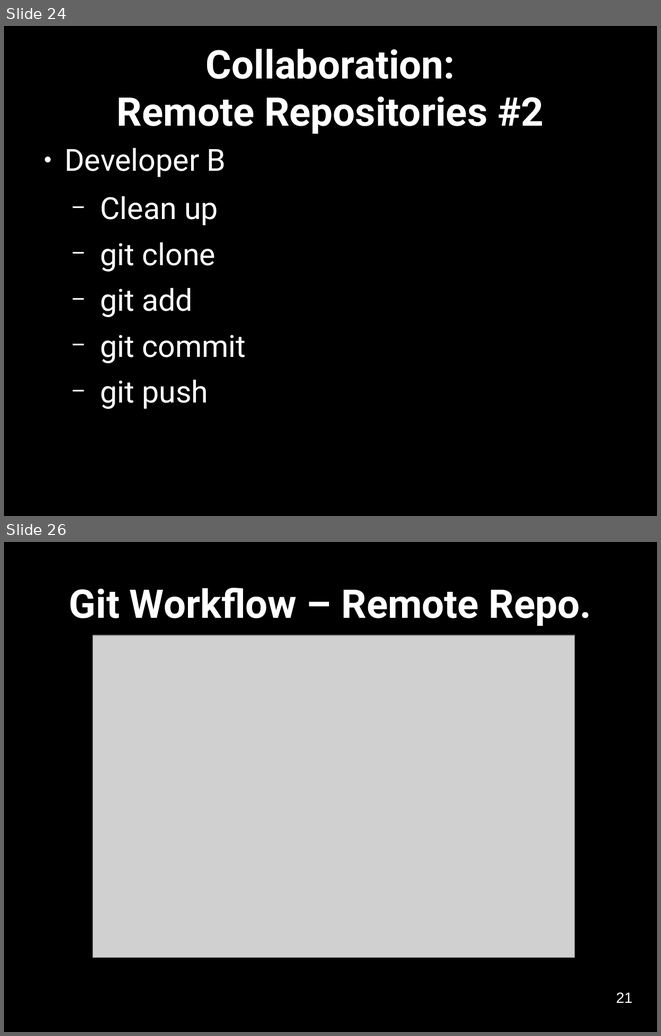
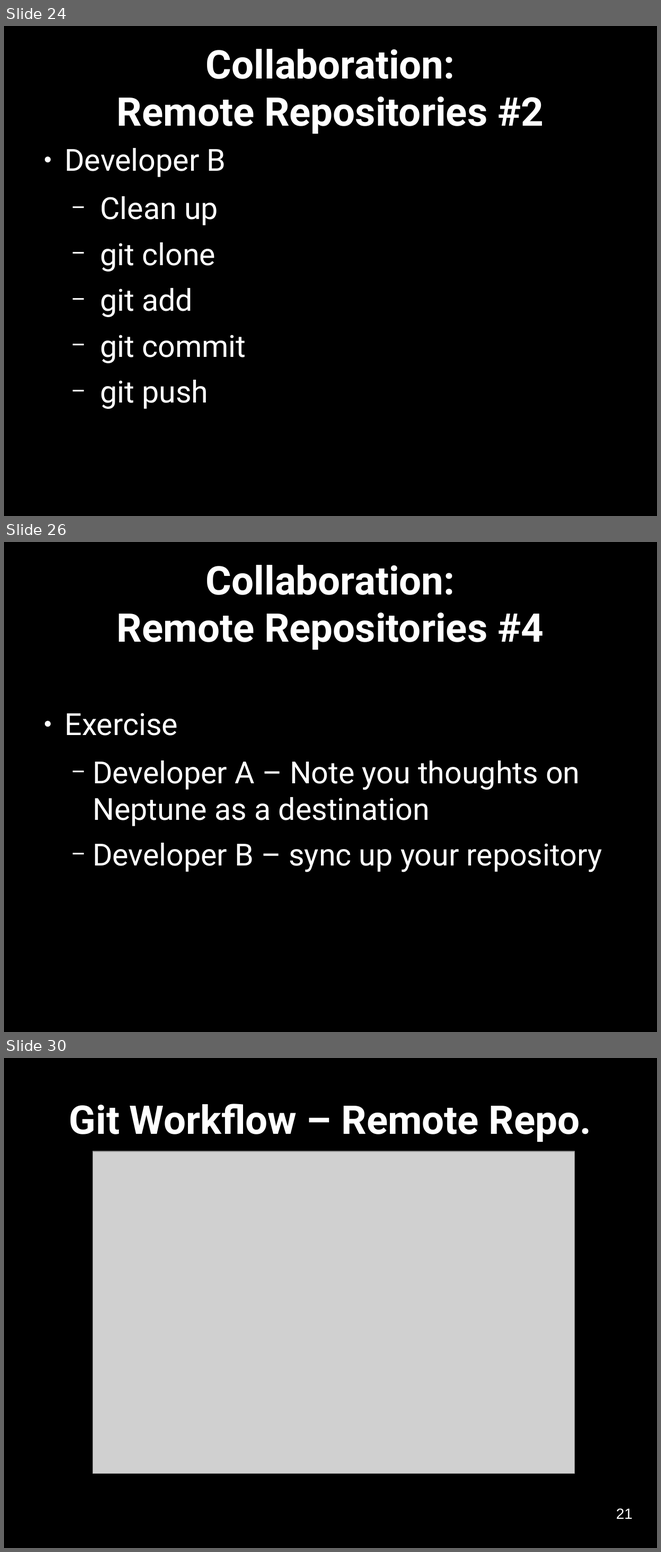
Before and after one commit to Southampton-RSG/2015-09-17-southampton, a slide deck: novice/git/version-control-with-git-slides.odp. Shown one above the other, each under a label of ours: slides 24 and 26 before the commit, slides 24, 26 and 30 after it; the slides between them are not shown. The pictures are 661x1036 and 661x1552 pixels, drawn with LibreOffice and Linux fonts; fonts in the diff are those of the drawing; grey boxes stand for pictures. Boxes give left, top, right and bottom in pixels: in the first picture for what was removed or moved away, otherwise in the second. Text is boxed around its words. In the diff, an @@ line names an element or a change of style, - is before the commit and + after.

```diff
--- a/novice/git/version-control-with-git-slides.odp
+++ b/novice/git/version-control-with-git-slides.odp
@@ slide 26 added at [4, 542, 657, 1032], background #000000 @@
@@ title added at [117, 565, 544, 650], 48 pt, text #FFFFFF, bold @@
+Collaboration:
+Remote Repositories #4
@@ text added at [64, 713, 602, 872], 37 pt, text #FFFFFF @@
+● Exercise
+  − Developer A – Note you thoughts on Neptune as a destination
+  − Developer B – sync up your repository
@@ what was slide 26 is now slide 30 @@
```
Also in this commit, not shown: 2 slides changed, 3 other slides added, 4 other files.
